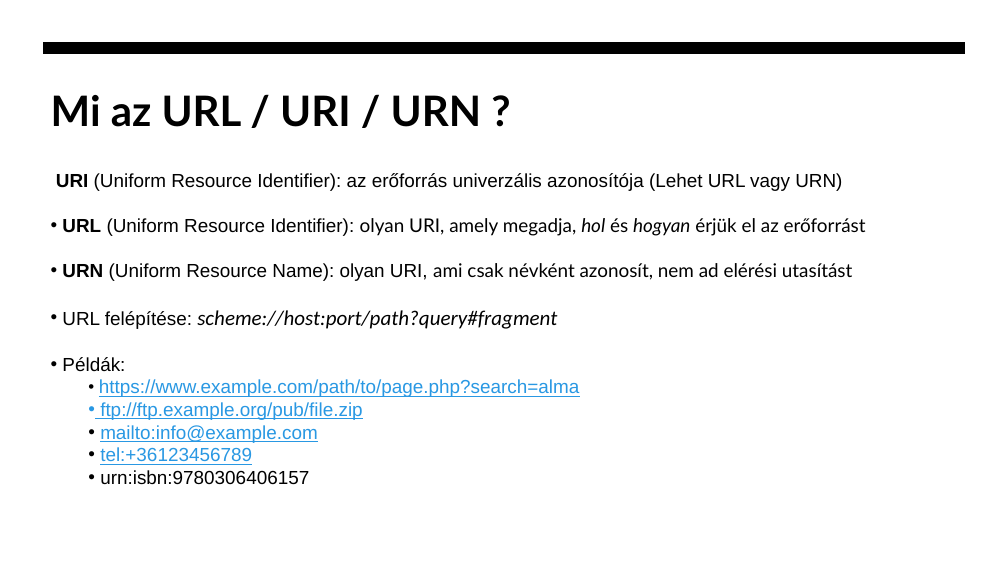
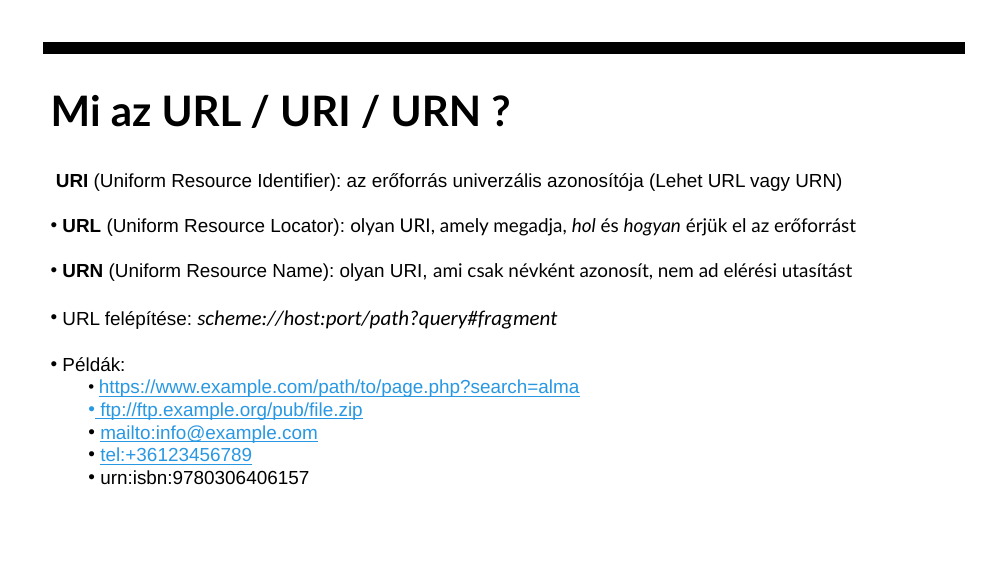
Before and after one commit to zbalogh/oe-internetes-alkalmazasok, a slide deck: slide 17 of 01/01_eloadas_internet_alapjai_tcp_ip.pptx. Drawn at 1008x567 pixels with LibreOffice and Linux fonts; fonts in the diff are those of the drawing. Boxes give left, top, right and bottom in pixels: in the first picture for what was removed or moved away, otherwise in the second. Text is boxed around its words. In the diff, an @@ line names an element or a change of style, - is before the commit and + after.

Commit message:
updated the presentation

```diff
--- a/01/01_eloadas_internet_alapjai_tcp_ip.pptx
+++ b/01/01_eloadas_internet_alapjai_tcp_ip.pptx
@@ text at (62, 218, 856, 236): text changed @@
-• URL (Uniform Resource Identifier): olyan URI, amely megadja, hol és hogyan érjük el az erőforrást
+• URL (Uniform Resource Locator): olyan URI, amely megadja, hol és hogyan érjük el az erőforrást
```
Also in this commit, not shown: 1 other file.
